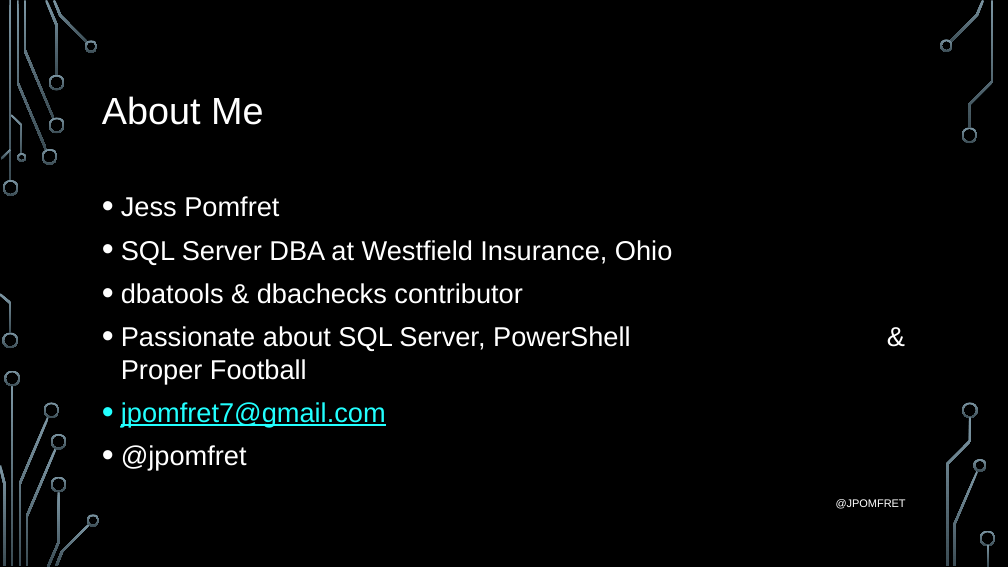
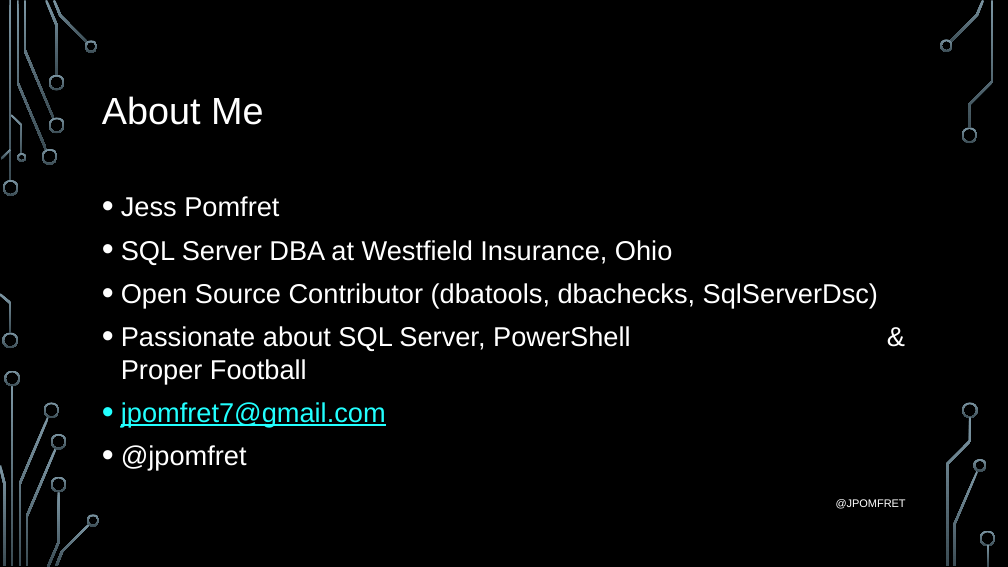
Before and after one commit to jpomfret/demos, a slide deck: slide 2 of DataCompression/DataCompression_Cle2019.pptm. Drawn at 1008x567 pixels with LibreOffice and Linux fonts; fonts in the diff are those of the drawing; background and template pictures are left out. Boxes give left, top, right and bottom in pixels: in the first picture for what was removed or moved away, otherwise in the second. Text is boxed around its words. In the diff, an @@ line names an element or a change of style, - is before the commit and + after.

```diff
--- a/DataCompression/DataCompression_Cle2019.pptm
+++ b/DataCompression/DataCompression_Cle2019.pptm
@@ text at [121,283,878,308]: text changed @@
-• dbatools & dbachecks contributor
+• Open Source Contributor (dbatools, dbachecks, SqlServerDsc)
```
Also in this commit, not shown: 3 other files.
